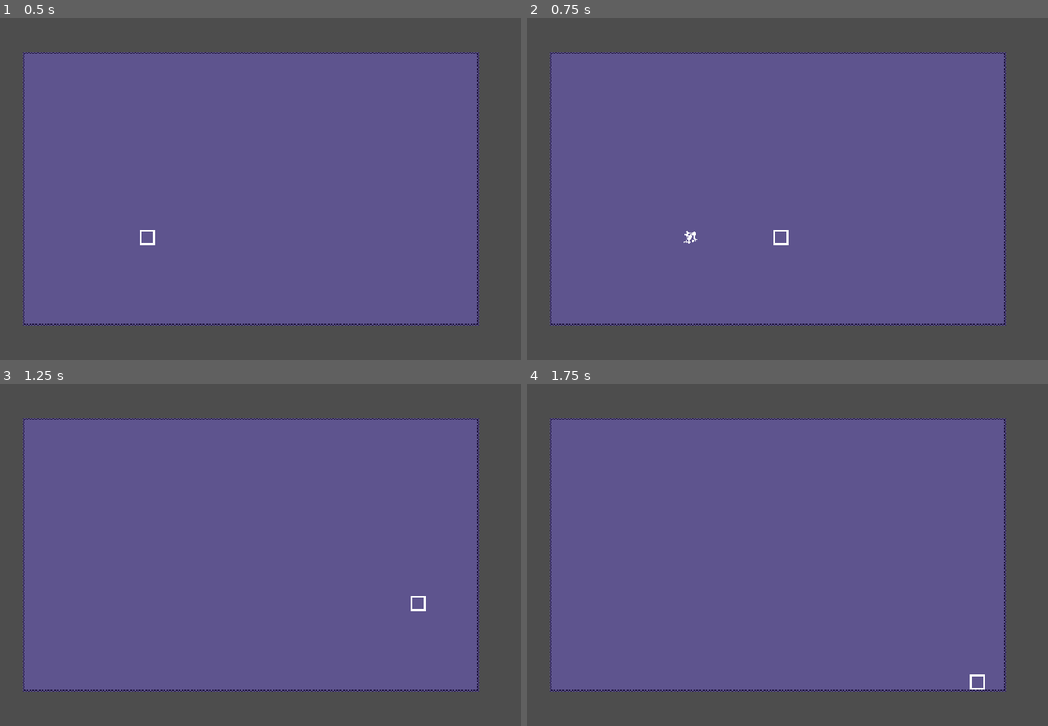
Above: before the commit, frames 1-4 (two rows, left to right).
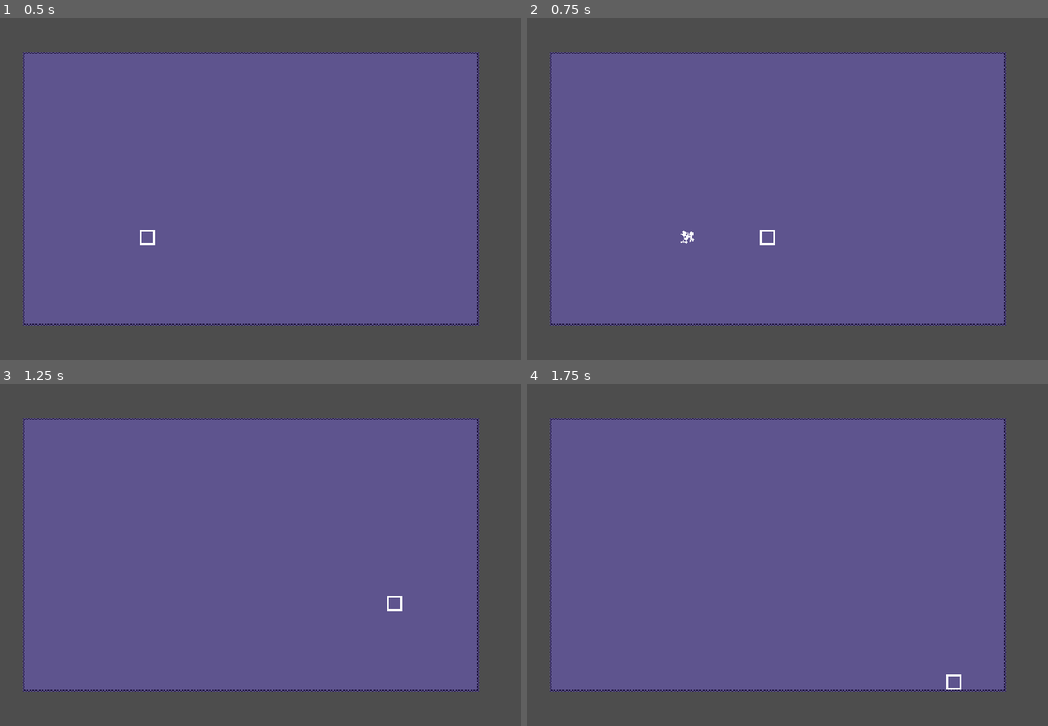
Above: after the commit, the same moments.

Repository: Enoxboo/Project-R
Game: Godot game, scene res://Levels/arena.tscn
Two runs of this game, one before a commit and one after it. Both use one fixed random seed, a clock stepped at 60 frames per second and the inputs below.
Inputs:
- Up to frame 1 (0.5 s): no input
- Up to frame 2 (0.75 s): tap Enter at 0.5 s; hold D (move_right) from 0.53 s (still down); tap Space (dash) at 0.6 s
- Up to frame 3 (1.25 s): keep holding D (move_right)
- Up to frame 4 (1.75 s): tap Space (dash) at 1.25, 1.35 s; release D (move_right) at 1.28 s; hold S (move_down) from 1.28 s (still down)

Frame 1 is identical in both runs. In frame 2, 0.1% of the frame differs, in the area x 29-51%, y 62-67%; in frame 3, 0.1%; in frame 4, 0.1%.

Commit message:
feat(dash): add dash burst particles

Diff:
--- a/Characters/character.gd
+++ b/Characters/character.gd
@@ -11,16 +11,19 @@
 var can_dash = true
 var last_direction: Vector2
 
+
 func _ready() -> void:
-	dash_burst.process_material = dash_burst.process_material.duplicate()
 	dash_duration_timer.wait_time = data.dash_time
 	dash_cooldown_timer.wait_time = data.dash_cooldown
+	dash_burst.process_material = dash_burst.process_material.duplicate()
+
 
 func get_input_direction() -> Vector2:
 	return Vector2(
 		Input.get_axis("move_left", "move_right"),
-		Input.get_axis("move_up", "move_down")
+		Input.get_axis("move_up", "move_down"),
 	).normalized()
+
 
 func start_dash_particles() -> void:
 	dash_burst.emitting = true
--- a/Characters/character_data.gd
+++ b/Characters/character_data.gd
@@ -5,6 +5,8 @@
 @export var speed: float = 300.0
 @export var acceleration: float = 3000.0
 @export var friction: float = 2000.0
-@export var dash_force: float = 1000.0
-@export var dash_time: float = 0.02
+@export var dash_force: float = 800.0
+@export var dash_time: float = 0.05
 @export var dash_cooldown: float = 1.0
+@export var trail_length := 10
+@export var fade_speed := 8.0
